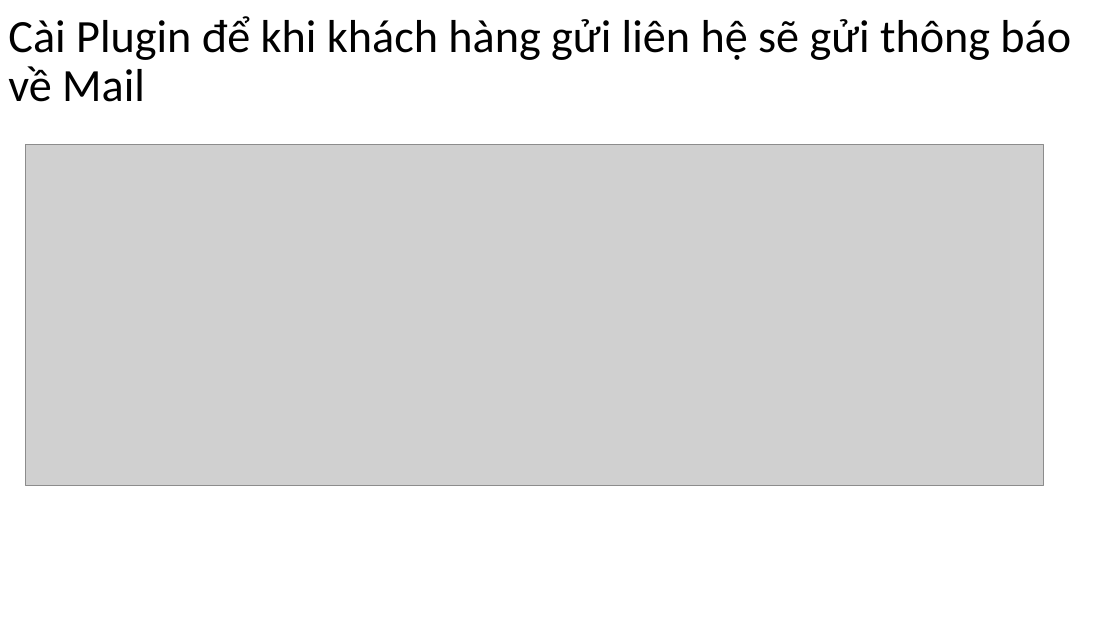
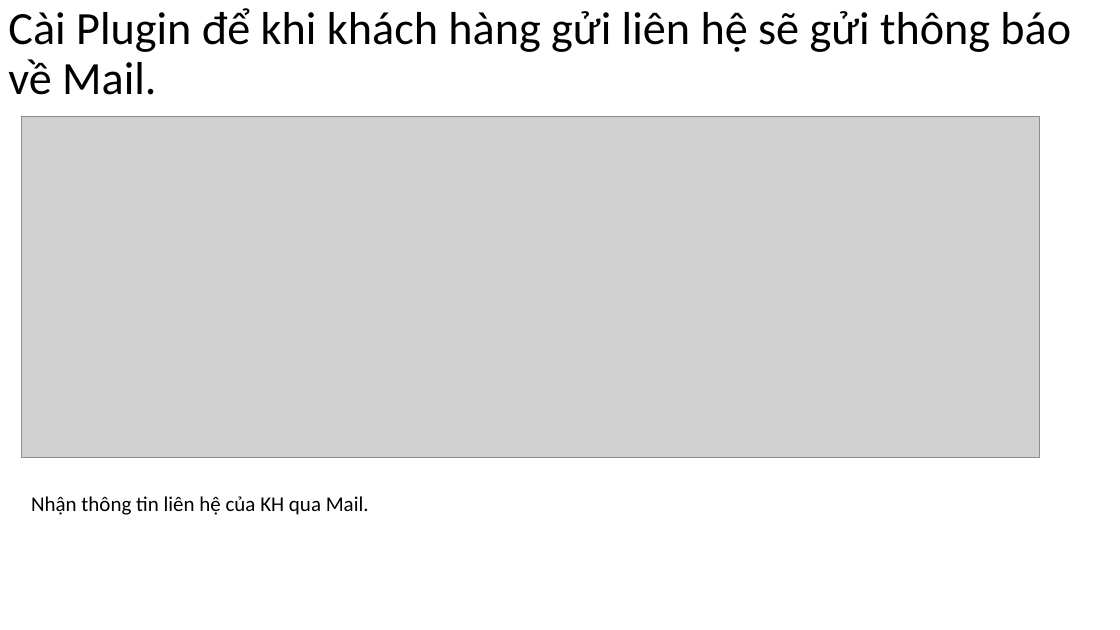
Before and after one commit to DangVanDoan05/WordPress, a slide deck: slide 16 of Tạo trang liên hệ trong WebSite.pptx. Drawn at 1120x630 pixels with LibreOffice and Linux fonts; fonts in the diff are those of the drawing; grey boxes stand for pictures. Boxes give left, top, right and bottom in pixels: in the first picture for what was removed or moved away, otherwise in the second. Text is boxed around its words. In the diff, an @@ line names an element or a change of style, - is before the commit and + after.

```diff
--- a/Tạo trang liên hệ trong WebSite.pptx
+++ b/Tạo trang liên hệ trong WebSite.pptx
@@ title at <box>8,8,1071,95</box>: text changed @@
-Cài Plugin để khi khách hàng gửi liên hệ sẽ gửi thông báo về Mail
+Cài Plugin để khi khách hàng gửi liên hệ sẽ gửi thông báo về Mail.
@@ picture: place and size @@
-picture at <box>26,145,1044,486</box>
+picture at <box>22,117,1040,458</box>
@@ text added at <box>31,496,369,515</box>, 18 pt, text #000000 @@
+Nhận thông tin liên hệ của KH qua Mail.
```
Also in this commit, not shown: 7 other slides changed, 13 slides added, 1 slide removed, 3 other files.
